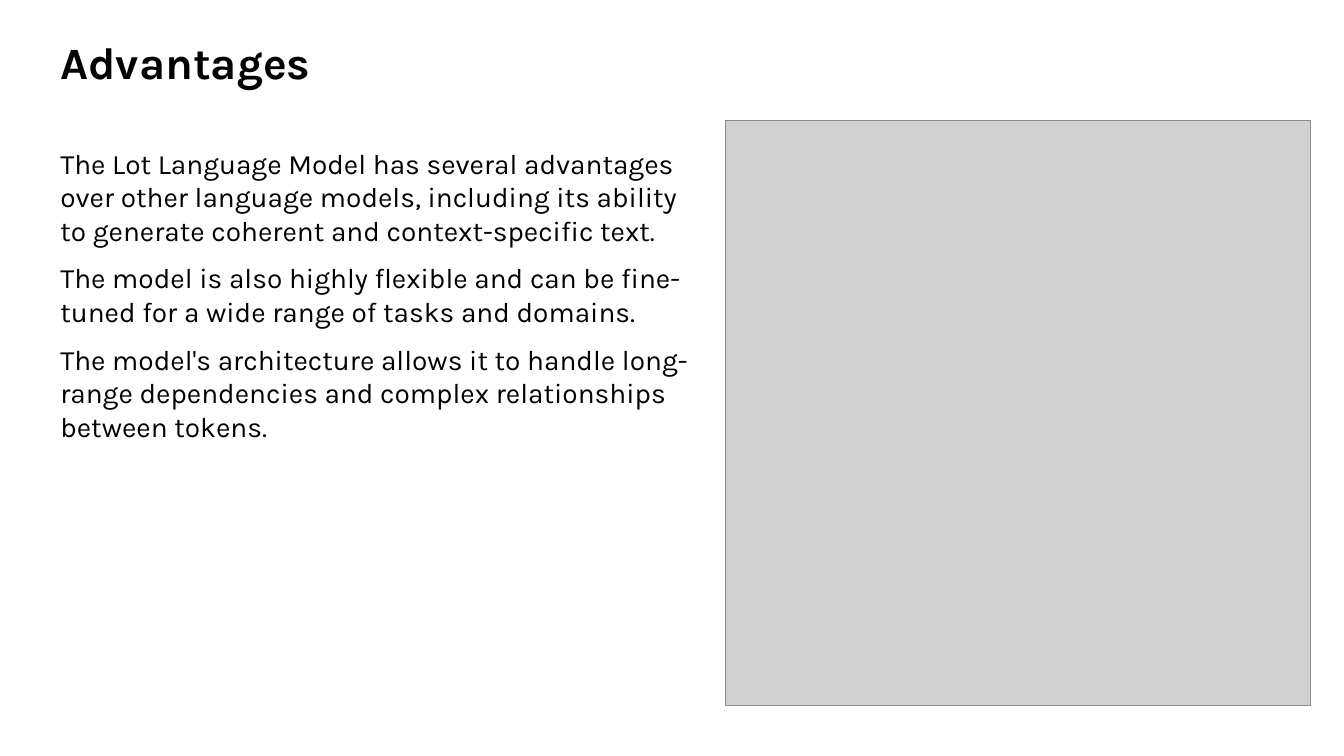
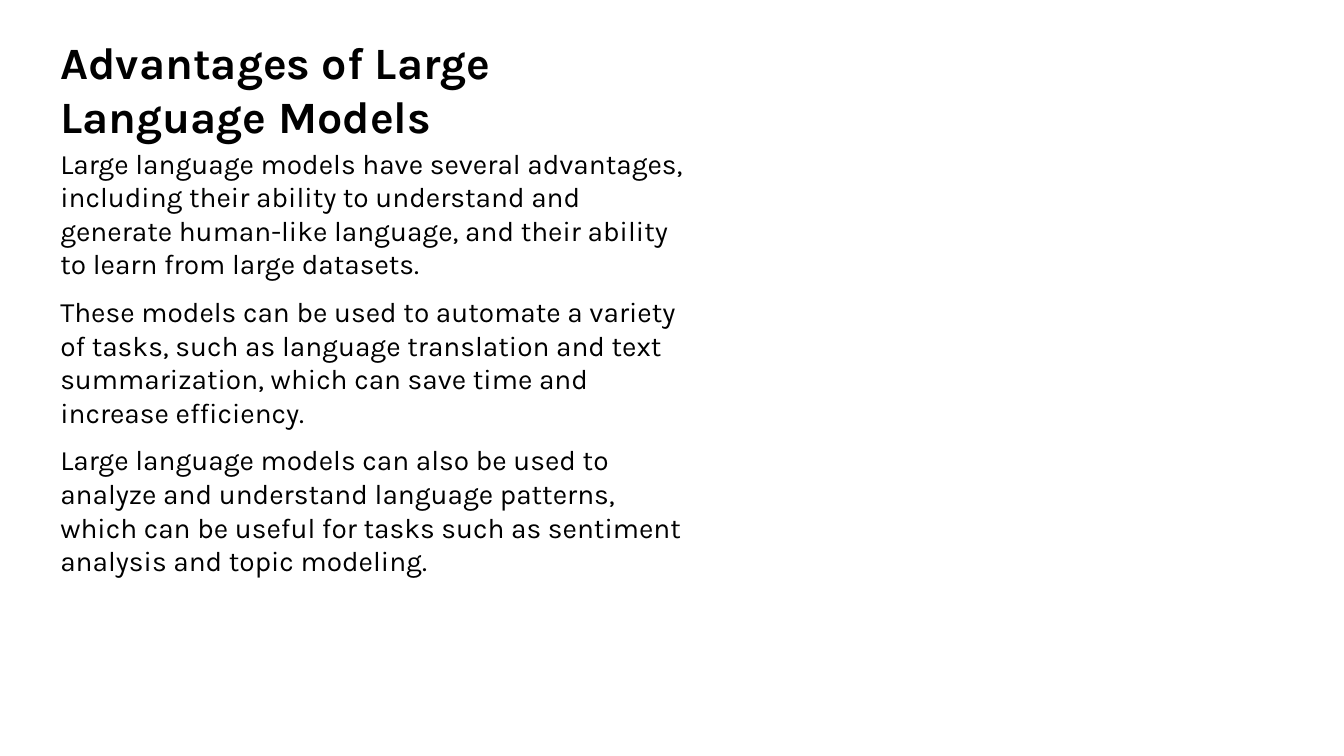
Before and after one commit to Hariprasath-2218/AURA, a slide deck: slide 5 of output.pptx. Drawn at 1344x756 pixels with LibreOffice and Linux fonts; fonts in the diff are those of the drawing; grey boxes stand for pictures; background and template pictures are left out. Boxes give left, top, right and bottom in pixels: in the first picture for what was removed or moved away, otherwise in the second. Text is boxed around its words. In the diff, an @@ line names an element or a change of style, - is before the commit and + after.

```diff
--- a/output.pptx
+++ b/output.pptx
@@ text at (60, 48, 490, 145): text changed @@
-Advantages
+Advantages of Large Language Models
@@ picture removed at (726, 121, 1311, 706) @@
@@ text at (60, 155, 682, 578): text changed @@
-The Lot Language Model has several advantages over other language models, including its ability to generate coherent and context-specific text.
-The model is also highly flexible and can be fine-tuned for a wide range of tasks and domains.
-The model's architecture allows it to handle long-range dependencies and complex relationships between tokens.
+Large language models have several advantages, including their ability to understand and generate human-like language, and their ability to learn from large datasets.
+These models can be used to automate a variety of tasks, such as language translation and text summarization, which can save time and increase efficiency.
+Large language models can also be used to analyze and understand language patterns, which can be useful for tasks such as sentiment analysis and topic modeling.
```
Also in this commit, not shown: 4 other slides changed, 3 slides added, 3 slides removed, 3 other files.
